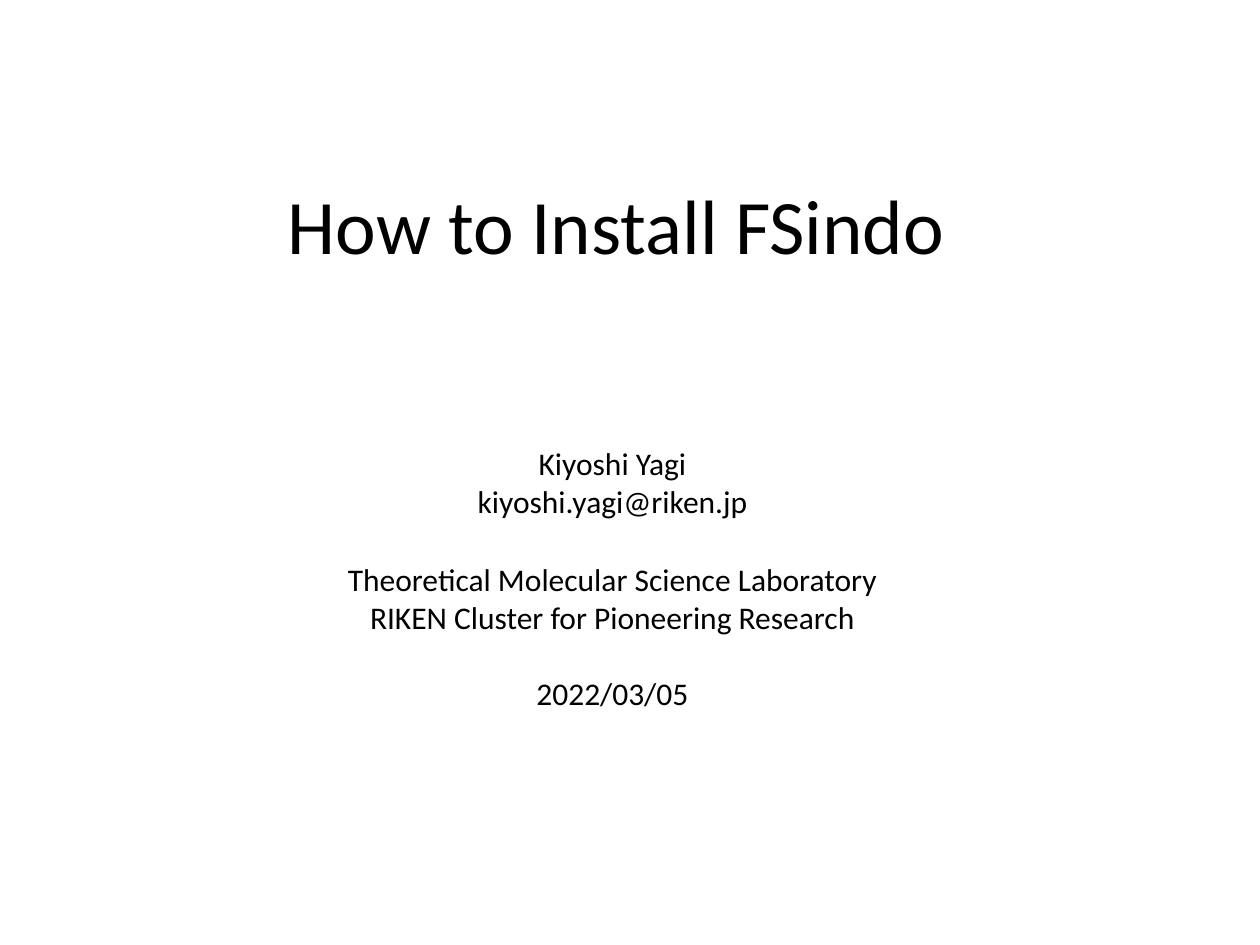
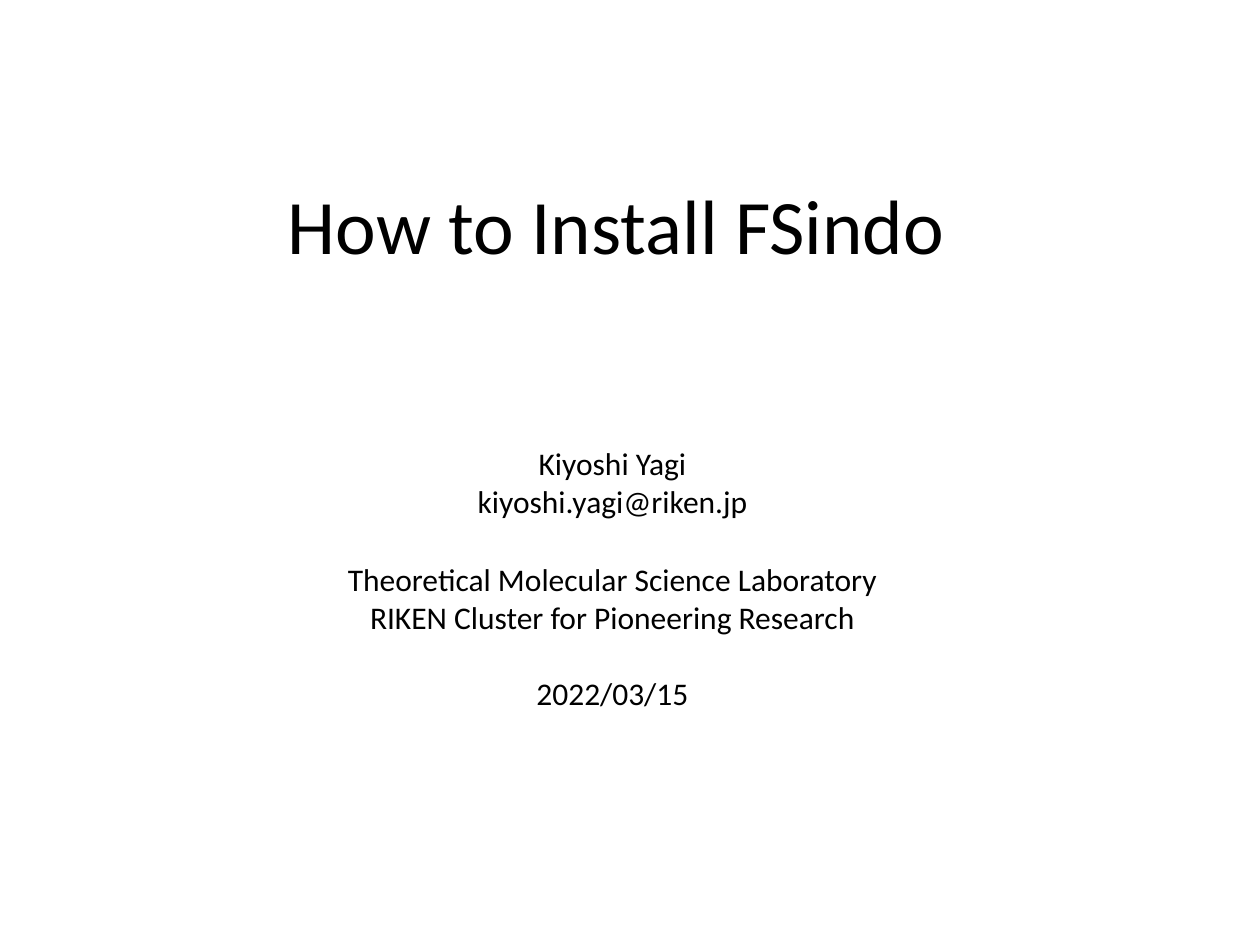
Before and after one commit to yagikiyoshi/sindo, a slide deck: slide 1 of doc/FSindo/install_FSindo.pptx. Drawn at 1260x945 pixels with LibreOffice and Linux fonts; fonts in the diff are those of the drawing. Boxes give left, top, right and bottom in pixels: in the first picture for what was removed or moved away, otherwise in the second. Text is boxed around its words. In the diff, an @@ line names an element or a change of style, - is before the commit and + after.

```diff
--- a/doc/FSindo/install_FSindo.pptx
+++ b/doc/FSindo/install_FSindo.pptx
@@ text at [536,683,688,707]: text changed @@
-2022/03/05
+2022/03/15
```
Also in this commit, not shown: 1 other file.
